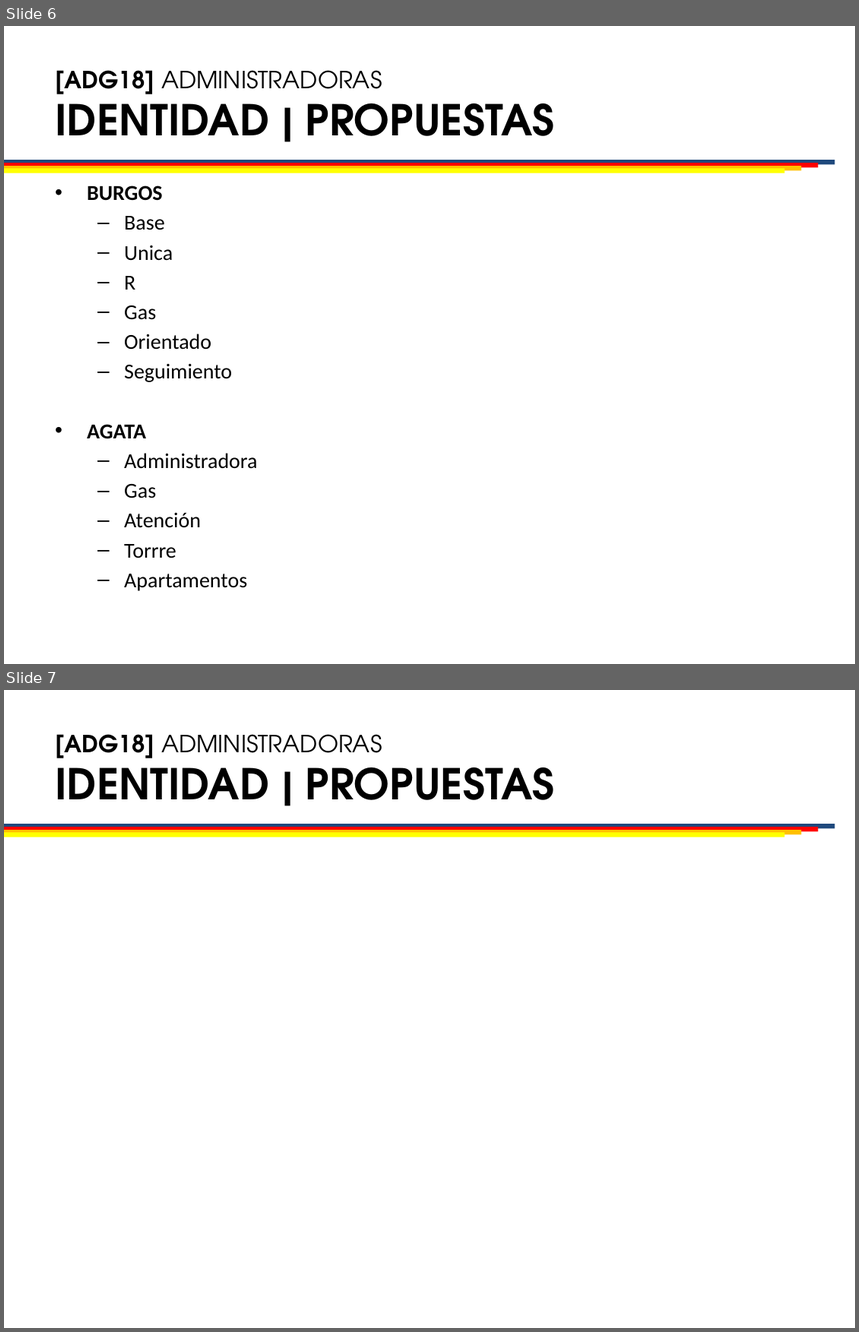
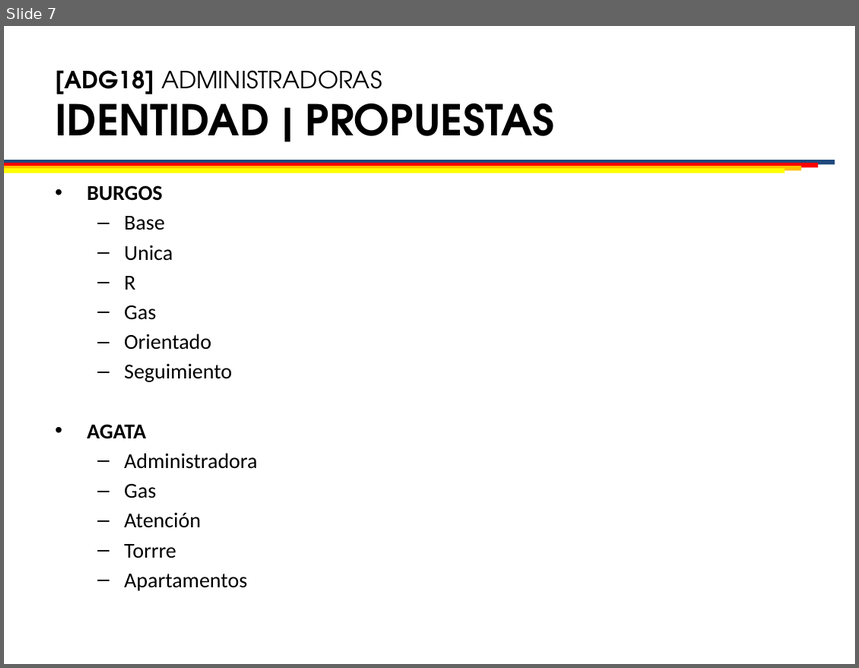
Before and after one commit to chubuntuarc/LIQ_Front, a slide deck: LIQ19_Workbook_v001_20190111.pptx. Shown one above the other, each under a label of ours: slides 6 and 7 before the commit, slide 7 after it. The pictures are 859x1332 and 859x668 pixels, drawn with LibreOffice and Linux fonts; fonts in the diff are those of the drawing; background and template pictures are left out. Boxes give left, top, right and bottom in pixels: in the first picture for what was removed or moved away, otherwise in the second. Text is boxed around its words. In the diff, an @@ line names an element or a change of style, - is before the commit and + after.

```diff
--- a/LIQ19_Workbook_v001_20190111.pptx
+++ b/LIQ19_Workbook_v001_20190111.pptx
@@ slide 7 removed at (x1=4, y1=690, x2=855, y2=1328), background #FFFFFF; not listed: 6 template elements that a slide beside it also shows @@
@@ title removed at (x1=55, y1=734, x2=555, y2=800) @@
-[ADG18] ADMINISTRADORAS
-IDENTIDAD | PROPUESTAS
@@ what was slide 6 is now slide 7 @@
```
Also in this commit, not shown: 1 slide changed, 3 slides added, 2 other slides removed, 1 other file.
